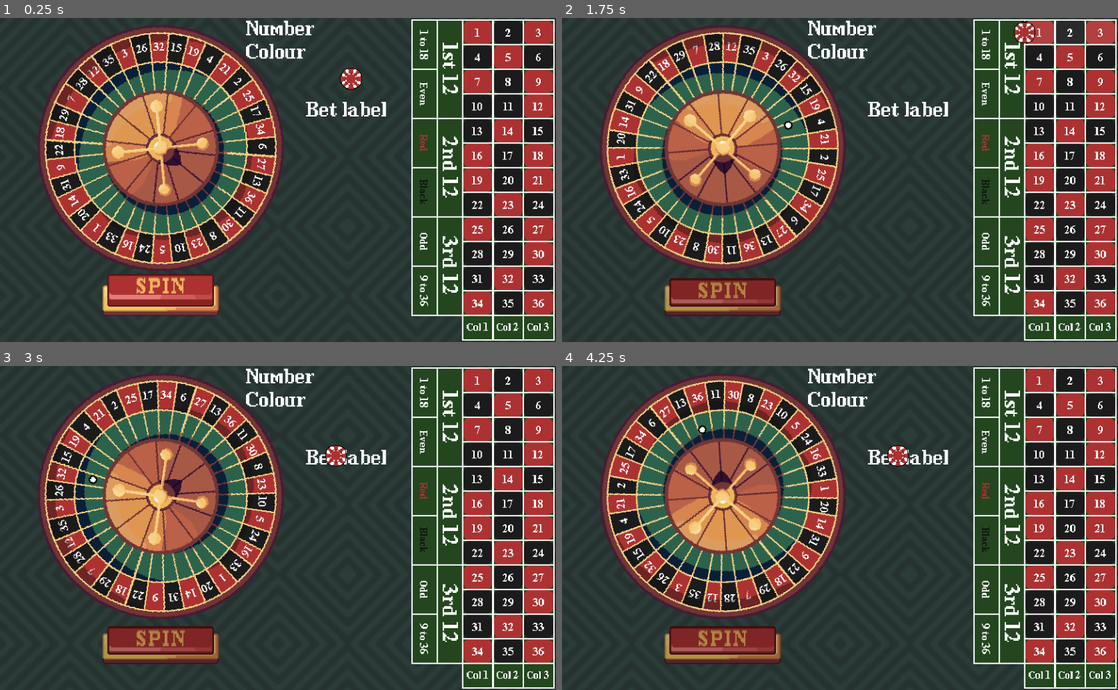
Above: before the commit, frames 1-4 (two rows, left to right).
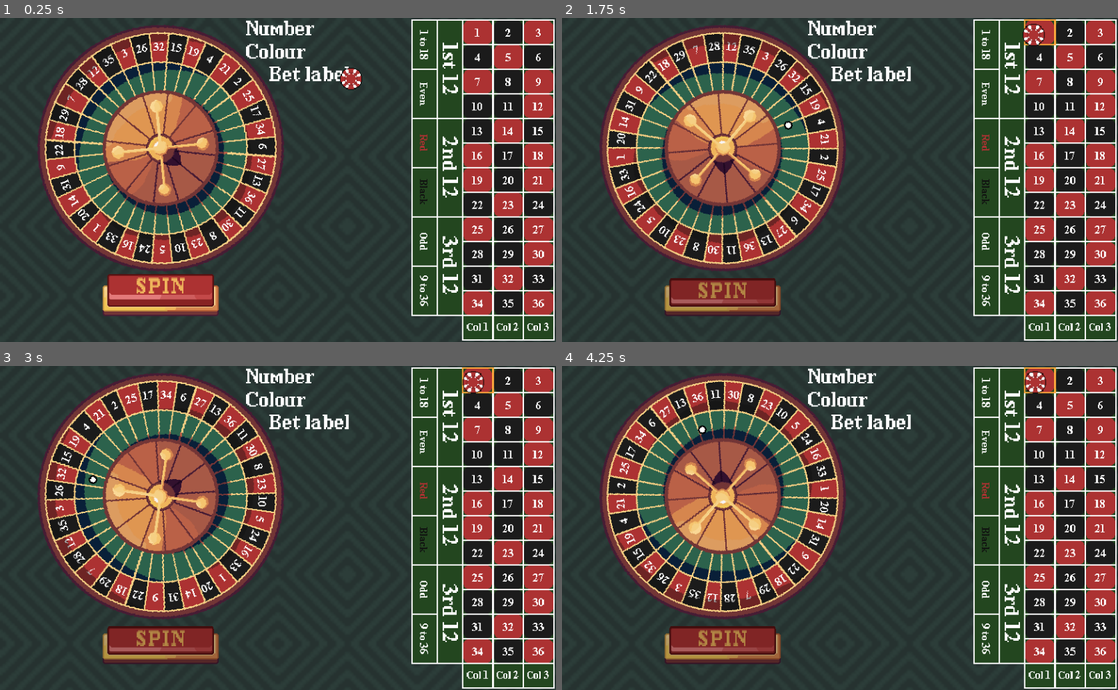
Above: after the commit, the same moments.

Repository: wonderdip/roulette-roguelike
Game: Godot game, scene res://scenes/roulette.tscn
Two runs of this game, one before a commit and one after it. Both use one fixed random seed, a clock stepped at 60 frames per second and the inputs below.
Inputs (mouse positions are in pixels of both pictures, inside the frame that each line leads up to):
- Up to frame 1 (0.25 s): no input
- Up to frame 2 (1.75 s): click (723, 293) at 0.5 s; drag from (912, 79) to (1040, 30) at 1.27 s
- Up to frame 3 (3 s): drag from (166, 544) to (478, 378) at 2.02 s; move the mouse to (333, 456) at 2.77 s; click (333, 456) at 2.92 s
- Up to frame 4 (4.25 s): drag from (812, 592) to (1067, 378) at 3.52 s

The runs differ from the first frame. In frame 1, 0.6% of the frame differs, in the area x 48-70%, y 14-31%; in frame 2, 1.0%; in frame 3, 1.1%, in the area x 48-89%, y 0-32%; in frame 4, 1.1%.

Commit message:
added outline to poker bet

Diff:
--- a/scenes/layout_segment.tscn
+++ b/scenes/layout_segment.tscn
@@ -1,8 +1,9 @@
-[gd_scene load_steps=4 format=3 uid="uid://blnpuip3x0qk8"]
+[gd_scene load_steps=5 format=3 uid="uid://blnpuip3x0qk8"]
 
 [ext_resource type="Script" uid="uid://cwt0ydf747ix2" path="res://scripts/layout_segment.gd" id="1_him0v"]
 [ext_resource type="Texture2D" uid="uid://dbs7li7xpf5wx" path="res://Assets/layoutcolours.png" id="2_lqoem"]
 [ext_resource type="FontFile" uid="uid://rkcb8hktwivk" path="res://fonts/Pixel TimesB.ttf" id="3_6b5py"]
+[ext_resource type="Texture2D" uid="uid://vnrx14w1k5oe" path="res://Assets/layoutoutline.png" id="4_vpwl5"]
 
 [node name="LayoutSegment" type="Node2D"]
 script = ExtResource("1_him0v")
@@ -23,3 +24,8 @@
 horizontal_alignment = 1
 vertical_alignment = 1
 metadata/_edit_use_anchors_ = true
+
+[node name="Outline" type="Sprite2D" parent="."]
+visible = false
+position = Vector2(1, -1)
+texture = ExtResource("4_vpwl5")
--- a/scenes/poker_chip.tscn
+++ b/scenes/poker_chip.tscn
@@ -15,7 +15,6 @@
 [node name="Area2D" type="Area2D" parent="."]
 
 [node name="CollisionShape2D" type="CollisionShape2D" parent="Area2D"]
-position = Vector2(0, -1)
 shape = SubResource("CircleShape2D_6m1hv")
 
 [connection signal="area_entered" from="Area2D" to="." method="_on_area_2d_area_entered"]
--- a/scenes/roulette.tscn
+++ b/scenes/roulette.tscn
@@ -87,10 +87,10 @@
 text = "Colour"
 
 [node name="BetLabel" type="Label" parent="."]
-offset_left = 423.0
-offset_top = 118.0
-offset_right = 535.0
-offset_bottom = 141.0
+offset_left = 372.0
+offset_top = 69.0
+offset_right = 484.0
+offset_bottom = 92.0
 theme_override_fonts/font = ExtResource("19_ib2xu")
 text = "Bet label"
 
--- a/scripts/layout_segment.gd
+++ b/scripts/layout_segment.gd
@@ -8,7 +8,6 @@
 	add_to_group("layout_segments")
 
 func set_layout_segment(num: int, col: Global.BetColor):
-
 	number = num
 	color = col
 
@@ -18,12 +17,8 @@
 var tween: Tween
 
 func set_highlight(highlighted: bool) -> void:
-	if tween:
-		tween.kill()
 	if highlighted:
-		tween = create_tween()
-		tween.set_loops()  # loop forever
-		tween.tween_property($Sprite2D, "modulate", Global.get_color(color).lightened(0.4), 0.4)
-		tween.tween_property($Sprite2D, "modulate", Global.get_color(color), 0.4)
+		$Outline.show()
 	else:
 		$Sprite2D.modulate = Global.get_color(color)
+		$Outline.hide()
--- a/scripts/poker_chip.gd
+++ b/scripts/poker_chip.gd
@@ -1,5 +1,7 @@
 extends Node2D
 class_name PokerChip
+
+@export var value: int = 10
 
 var dragging: bool = false
 var nearest_zone: Area2D = null
@@ -17,6 +19,16 @@
 		15 * delta
 		)
 		_find_nearest_zone()
+
+
+	if nearest_zone != last_zone:
+		# Clear old highlights
+		if last_zone:
+			_set_zone_highlight(last_zone, false)
+		# Apply new highlights
+		if nearest_zone:
+			_set_zone_highlight(nearest_zone, true)
+		last_zone = nearest_zone
 
 func _on_input_event(_viewport, event: InputEvent, _shape_idx) -> void:
 	if event is InputEventMouseButton and event.button_index == MOUSE_BUTTON_LEFT:
@@ -37,18 +49,6 @@
 			closest_dist = dist
 			nearest_zone = zone
 
-	if nearest_zone != last_zone:
-		# Clear old highlights
-		if last_zone:
-			_set_zone_highlight(last_zone, false)
-		# Apply new highlights
-		if nearest_zone:
-			_set_zone_highlight(nearest_zone, true)
-		last_zone = nearest_zone
-
-	if nearest_zone:
-		global_position = nearest_zone.global_position
-
 func _set_zone_highlight(zone: Area2D, highlighted: bool) -> void:
 	for segment in get_tree().get_nodes_in_group("layout_segments"):
 		if segment.number in zone.numbers:
@@ -57,7 +57,5 @@
 func _drop() -> void:
 	dragging = false
 	if last_zone:
-		_set_zone_highlight(last_zone, false)
+		_set_zone_highlight(last_zone, true)
 		Global.place_bet(nearest_zone.bet_type)
-	if nearest_zone:
-		global_position = nearest_zone.global_position
Binary file added: Assets/layoutoutline.png
Not shown, added: Assets/layoutoutline.png.import
